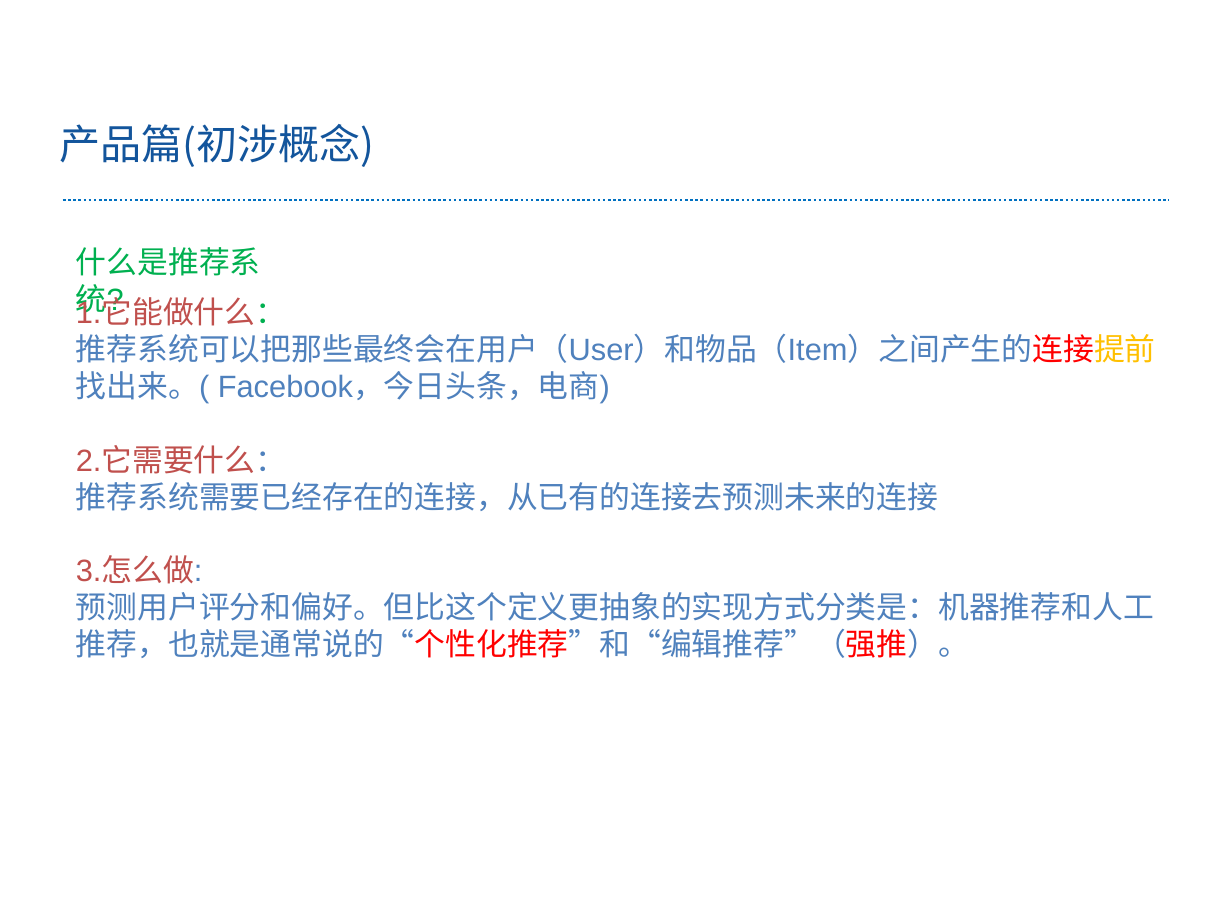
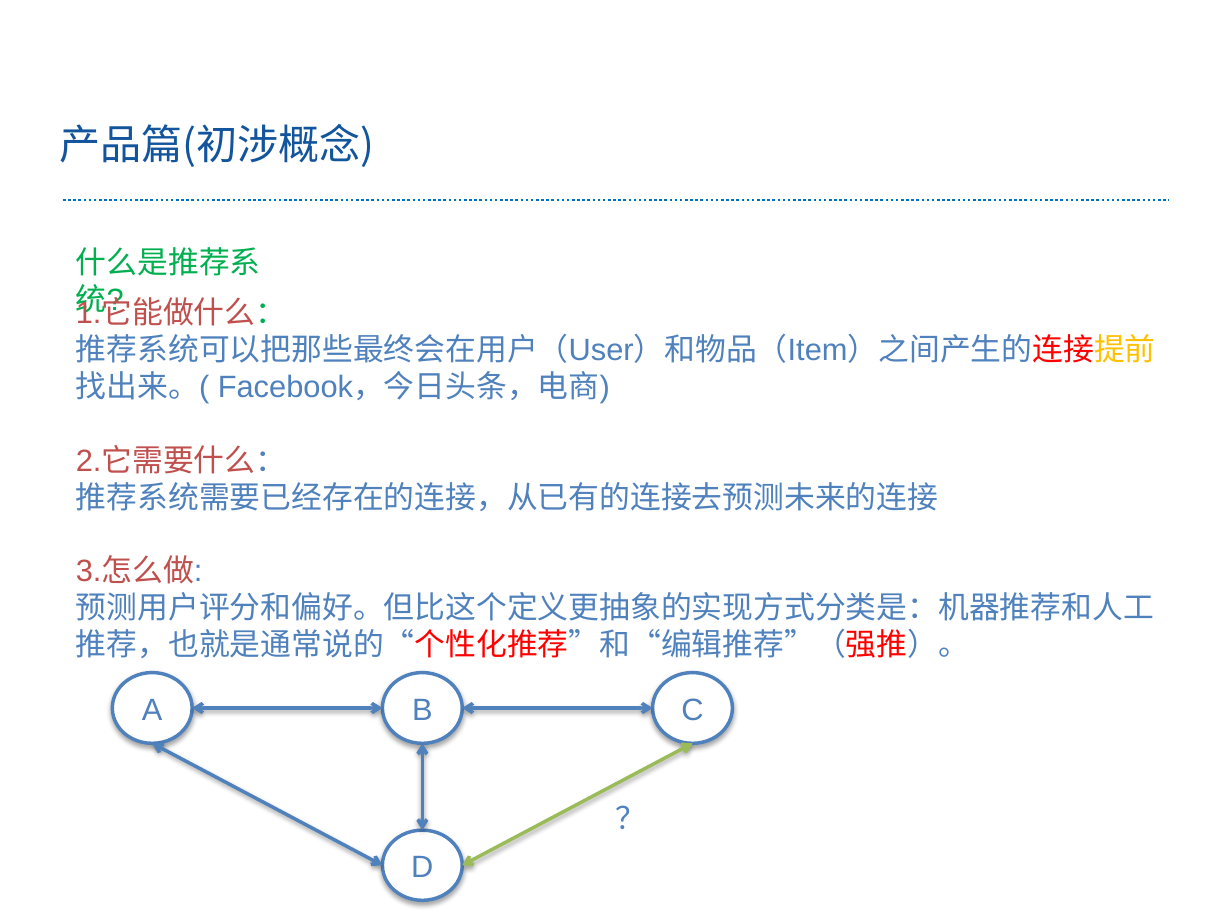
Before and after one commit to renyuxiang/doc, a slide deck: slide 14 of wy-任宇翔搜索工程师学习之路.pptx. Drawn at 1232x924 pixels with LibreOffice and Linux fonts; fonts in the diff are those of the drawing; background and template pictures are left out. Boxes give left, top, right and bottom in pixels: in the first picture for what was removed or moved away, otherwise in the second. Text is boxed around its words. In the diff, an @@ line names an element or a change of style, - is before the commit and + after.

```diff
--- a/wy-任宇翔搜索工程师学习之路.pptx
+++ b/wy-任宇翔搜索工程师学习之路.pptx
@@ ellipse added at box(112, 673, 192, 743), fill #FFFFFF, outline #4F81BD 2 pt, 18 pt, text #4F81BD @@
+A
@@ ellipse added at box(382, 673, 462, 743), fill #FFFFFF, outline #4F81BD 2 pt, 18 pt, text #4F81BD @@
+B
@@ ellipse added at box(653, 673, 733, 743), fill #FFFFFF, outline #4F81BD 2 pt, 18 pt, text #4F81BD @@
+C
@@ double arrow added from (192, 708) to (382, 708), #4F81BD 2 pt @@
@@ double arrow added from (462, 708) to (653, 708), #4F81BD 2 pt @@
@@ double arrow added from (153, 743) to (382, 865), #4F81BD 2 pt @@
@@ double arrow added from (423, 743) to (423, 830), #4F81BD 2 pt @@
@@ double arrow added from (462, 865) to (692, 743), #9BBB59 2 pt @@
@@ text added at box(610, 792, 653, 841), 18 pt, text #4F81BD @@
+？
@@ ellipse added at box(382, 830, 462, 901), fill #FFFFFF, outline #4F81BD 2 pt, 18 pt, text #4F81BD @@
+D
```
Also in this commit, not shown: 5 other slides changed.
